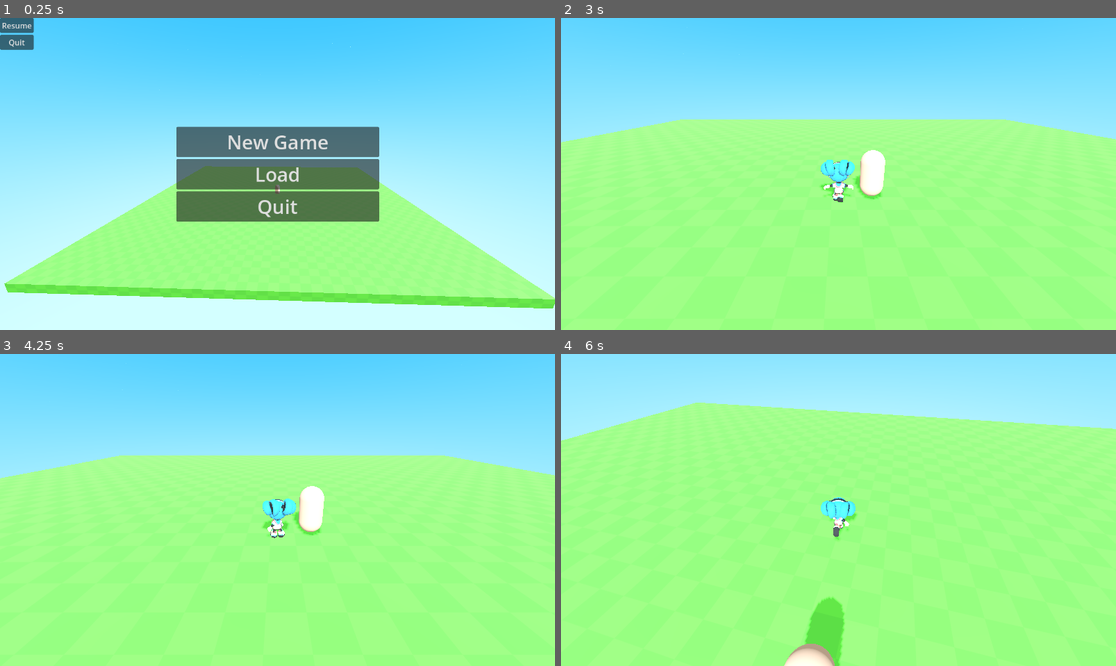
Above: before the commit, frames 1-4 (two rows, left to right).
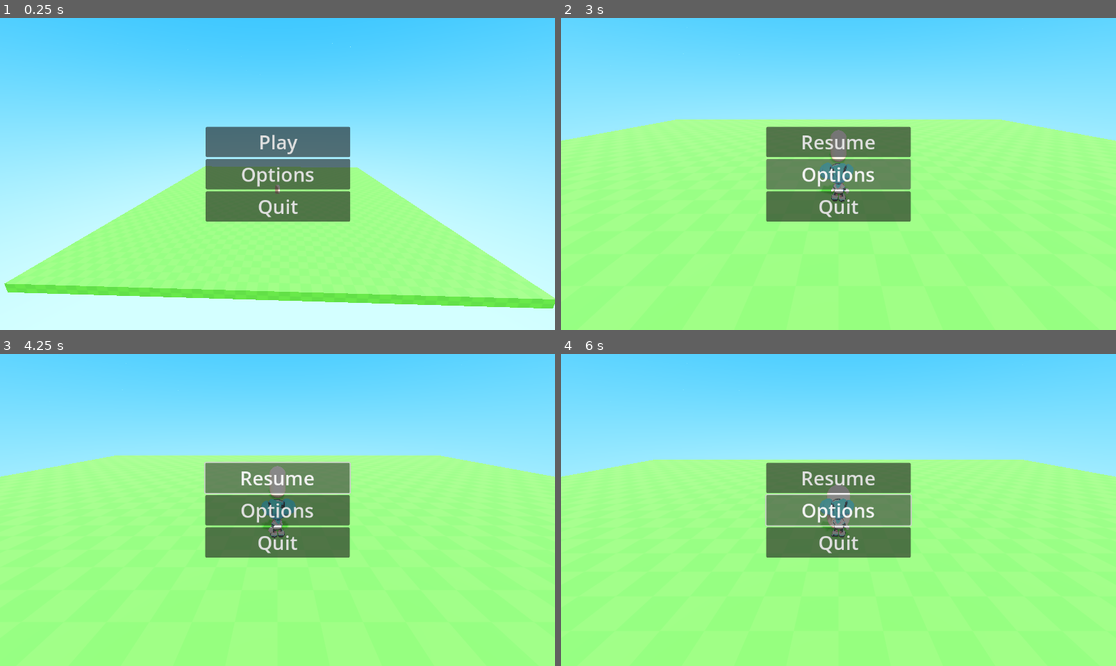
Above: after the commit, the same moments.

Repository: MGahelrasoul/painting-game
Game: Godot game, scene res://menu/main_menu/main_menu.tscn
Two runs of this game, one before a commit and one after it. Both use one fixed random seed, a clock stepped at 60 frames per second and the inputs below. Before the commit the project starts from res://menu/Menu.tscn.
Inputs (mouse positions are in pixels of both pictures, inside the frame that each line leads up to):
- Up to frame 1 (0.25 s): no input
- Up to frame 2 (3 s): click (577, 24) at 0.5 s, where only the run before the commit has a clickable "Resume"; click (838, 174) at 1.25 s, where only the run after the commit has a clickable "Options"; click (838, 174) at 2 s, where only the run before the commit has a clickable "Load"; click (838, 142) at 2.75 s, where only the run after the commit has a clickable "Play"
- Up to frame 3 (4.25 s): click (277, 478) at 3.5 s, where only the run after the commit has a clickable "Resume"
- Up to frame 4 (6 s): click (838, 510) at 4.25 s, where only the run after the commit has a clickable "Options"; move the mouse to (866, 510) at 5.02 s; press the mouse at (866, 510) at 5.03 s; hold W (move_up) from 5.03 s (still down); move the mouse to (810, 510) at 5.77 s; release the mouse at (810, 510) at 5.78 s; tap Shift (sprint) at 5.85 s

The runs differ from the first frame. In frame 1, 4.5% of the frame differs, in the area x 0-69%, y 0-66%; in frame 2, 7.9%; in frame 3, 8.1%; in frame 4, 44%, in the area x 0-100%, y 0-100%.
Error after the commit: Invalid access to property or key 'rotation_degrees' on a base object of type 'null instance'. (res://game.gd:9)

Commit message:
file system organization update

Diff:
--- a/customers/NavigationNPC.tscn
+++ b/customers/navigation_npc.tscn
@@ -1,6 +1,6 @@
 [gd_scene load_steps=4 format=3 uid="uid://dkoddcuh26v5o"]
 
-[ext_resource type="Script" path="res://customers/NavigationNPC.gd" id="1_6brvf"]
+[ext_resource type="Script" path="res://customers/navigation_npc.gd" id="1_6brvf"]
 
 [sub_resource type="CapsuleMesh" id="CapsuleMesh_jnlhq"]
 
--- a/game.tscn
+++ b/game.tscn
@@ -1,19 +1,25 @@
-[gd_scene load_steps=5 format=3 uid="uid://yyxrkhtquf80"]
+[gd_scene load_steps=7 format=3 uid="uid://yyxrkhtquf80"]
 
-[ext_resource type="PackedScene" uid="uid://uah4tbr2rngq" path="res://level/Level.tscn" id="1_kp1fs"]
-[ext_resource type="PackedScene" uid="uid://dkoddcuh26v5o" path="res://customers/NavigationNPC.tscn" id="2_2553m"]
+[ext_resource type="Script" path="res://game.gd" id="1_0xve4"]
+[ext_resource type="PackedScene" uid="uid://uah4tbr2rngq" path="res://levels/level.tscn" id="1_kp1fs"]
+[ext_resource type="PackedScene" uid="uid://dkoddcuh26v5o" path="res://customers/navigation_npc.tscn" id="2_2553m"]
 [ext_resource type="PackedScene" uid="uid://cqgupte405btw" path="res://player/player_3d.tscn" id="3_f8tyu"]
+[ext_resource type="PackedScene" uid="uid://cgbcxgm67lcw" path="res://menu/pause_menu/pause_menu.tscn" id="4_623kh"]
 
 [sub_resource type="NavigationMesh" id="NavigationMesh_ijxjm"]
-vertices = PackedVector3Array(-4.5, 0.5, -4.5, -4.5, 0.5, 4.5, 4.5, 0.5, 4.5, 4.5, 0.5, -4.5)
+vertices = PackedVector3Array(-24.5, 0.5, -24.5, -24.5, 0.5, 24.5, 24.5, 0.5, 24.5, 24.5, 0.5, -24.5)
 polygons = [PackedInt32Array(3, 2, 0), PackedInt32Array(0, 2, 1)]
 
 [node name="NavigationRegion3D" type="NavigationRegion3D"]
 navigation_mesh = SubResource("NavigationMesh_ijxjm")
+script = ExtResource("1_0xve4")
 
 [node name="Level" parent="." instance=ExtResource("1_kp1fs")]
 
 [node name="NavigationNPC" parent="." instance=ExtResource("2_2553m")]
-transform = Transform3D(1, 0, 0, 0, 1, 0, 0, 0, 1, 0, 0.976457, 0)
+transform = Transform3D(1, 0, 0, 0, 1, 0, 0, 0, 1, 0, 0.976458, 5)
 
 [node name="Player3D" parent="." instance=ExtResource("3_f8tyu")]
+transform = Transform3D(1, 0, 0, 0, 1, 0, 0, 0, 1, 0, -0.01958, 0)
+
+[node name="PauseMenu" parent="." instance=ExtResource("4_623kh")]
--- a/level/Level.tscn
+++ b/levels/level.tscn
@@ -1,8 +1,8 @@
 [gd_scene load_steps=13 format=3 uid="uid://uah4tbr2rngq"]
 
-[ext_resource type="Shader" uid="uid://bbxpi0577x04o" path="res://level/Level.tres" id="1_le6mi"]
-[ext_resource type="Texture2D" uid="uid://bqpwydc25r84l" path="res://level/moon.png" id="2_2qd86"]
-[ext_resource type="Texture2D" uid="uid://c02dkpob8gt8i" path="res://level/checkboard.png" id="3_p0m2k"]
+[ext_resource type="Shader" uid="uid://bbxpi0577x04o" path="res://levels/resources/level.tres" id="1_la2vy"]
+[ext_resource type="Texture2D" uid="uid://bqpwydc25r84l" path="res://levels/resources/moon.png" id="2_ppbuy"]
+[ext_resource type="Texture2D" uid="uid://c02dkpob8gt8i" path="res://levels/resources/checkboard.png" id="3_2q0wv"]
 
 [sub_resource type="Curve" id="Curve_4c7sk"]
 _data = [Vector2(0.332, 0.039), 0.0, 0.0, 0, 0, Vector2(0.697, 1), 0.513, 0.0, 0, 0]
@@ -28,14 +28,14 @@
 noise = SubResource("FastNoiseLite_lh7a3")
 
 [sub_resource type="ShaderMaterial" id="ShaderMaterial_cxkbf"]
-shader = ExtResource("1_le6mi")
+shader = ExtResource("1_la2vy")
 shader_parameter/top_color = Color(0.164706, 0.603922, 0.956863, 1)
 shader_parameter/bottom_color = Color(0.678431, 0.952941, 0.976471, 1)
 shader_parameter/moon_direction = Vector3(-1.095, 0.68, 0)
 shader_parameter/moon_size = 0.045
 shader_parameter/gradient_curve = SubResource("CurveTexture_otsry")
 shader_parameter/noise_texture = SubResource("NoiseTexture2D_0yoka")
-shader_parameter/moon_texture = ExtResource("2_2qd86")
+shader_parameter/moon_texture = ExtResource("2_ppbuy")
 
 [sub_resource type="Sky" id="Sky_gxth1"]
 sky_material = SubResource("ShaderMaterial_cxkbf")
@@ -55,7 +55,7 @@
 
 [sub_resource type="StandardMaterial3D" id="StandardMaterial3D_wytmi"]
 albedo_color = Color(0.294118, 1, 0.294118, 1)
-albedo_texture = ExtResource("3_p0m2k")
+albedo_texture = ExtResource("3_2q0wv")
 roughness = 0.85
 uv1_scale = Vector3(0.5, 0.5, 0.5)
 uv1_triplanar = true
--- a/menu/Menu.tscn
+++ /dev/null
@@ -1,60 +0,0 @@
-[gd_scene load_steps=7 format=3 uid="uid://b24paoytifvee"]
-
-[ext_resource type="Script" path="res://game.gd" id="1_0tp06"]
-[ext_resource type="PackedScene" uid="uid://uah4tbr2rngq" path="res://level/Level.tscn" id="2_2fbvs"]
-[ext_resource type="PackedScene" uid="uid://dkoddcuh26v5o" path="res://customers/NavigationNPC.tscn" id="3_q5itn"]
-[ext_resource type="PackedScene" uid="uid://cgbcxgm67lcw" path="res://menu/pause_menu.tscn" id="4_3birv"]
-[ext_resource type="Script" path="res://menu/v_box_container.gd" id="5_bcltd"]
-
-[sub_resource type="NavigationMesh" id="NavigationMesh_ijxjm"]
-vertices = PackedVector3Array(-4.5, 0.5, -4.5, -4.5, 0.5, 4.5, 4.5, 0.5, 4.5, 4.5, 0.5, -4.5)
-polygons = [PackedInt32Array(3, 2, 0), PackedInt32Array(0, 2, 1)]
-
-[node name="World" type="NavigationRegion3D"]
-navigation_mesh = SubResource("NavigationMesh_ijxjm")
-script = ExtResource("1_0tp06")
-
-[node name="Level" parent="." instance=ExtResource("2_2fbvs")]
-
-[node name="NavigationNPC" parent="." instance=ExtResource("3_q5itn")]
-transform = Transform3D(1, 0, 0, 0, 1, 0, 0, 0, 1, 0, 0.976457, 0)
-
-[node name="PauseMenu" parent="." instance=ExtResource("4_3birv")]
-
-[node name="VBoxContainer" type="VBoxContainer" parent="."]
-anchors_preset = 8
-anchor_left = 0.5
-anchor_top = 0.5
-anchor_right = 0.5
-anchor_bottom = 0.5
-offset_left = -210.5
-offset_top = -98.5
-offset_right = 210.5
-offset_bottom = 98.5
-grow_horizontal = 2
-grow_vertical = 2
-script = ExtResource("5_bcltd")
-
-[node name="NewGameButton" type="Button" parent="VBoxContainer"]
-layout_mode = 2
-theme_override_font_sizes/font_size = 40
-text = "New Game"
-
-[node name="LoadButton" type="Button" parent="VBoxContainer"]
-layout_mode = 2
-theme_override_font_sizes/font_size = 40
-text = "Load"
-
-[node name="QuitButton" type="Button" parent="VBoxContainer"]
-layout_mode = 2
-theme_override_font_sizes/font_size = 40
-text = "Quit"
-
-[node name="CameraPivot" type="Node3D" parent="."]
-
-[node name="Camera3D" type="Camera3D" parent="CameraPivot"]
-transform = Transform3D(-4.37114e-08, -0.258819, 0.965926, 0, 0.965926, 0.258819, -1, 1.13133e-08, -4.2222e-08, 40, 15, 0)
-
-[connection signal="pressed" from="VBoxContainer/NewGameButton" to="VBoxContainer" method="_on_new_game_button_pressed"]
-[connection signal="pressed" from="VBoxContainer/LoadButton" to="VBoxContainer" method="_on_load_button_pressed"]
-[connection signal="pressed" from="VBoxContainer/QuitButton" to="VBoxContainer" method="_on_quit_button_pressed"]
--- a/menu/main_menu.gd
+++ /dev/null
@@ -1,10 +0,0 @@
-extends Control
-
-func _on_play_pressed() -> void:
-	get_tree().change_scene_to_file("res://NavigationLevel.tscn")
-
-func _on_options_pressed() -> void:
-	pass # Replace with function body.
-
-func _on_quit_pressed() -> void:
-	get_tree().quit()
--- a/menu/main_menu.tscn
+++ /dev/null
@@ -1,36 +0,0 @@
-[gd_scene load_steps=2 format=3 uid="uid://kvsle1e77qml"]
-
-[ext_resource type="Script" path="res://menu/main_menu.gd" id="1_78xh0"]
-
-[node name="Main Menu" type="Control"]
-layout_mode = 3
-anchors_preset = 15
-anchor_right = 1.0
-anchor_bottom = 1.0
-grow_horizontal = 2
-grow_vertical = 2
-script = ExtResource("1_78xh0")
-
-[node name="MarginContainer" type="MarginContainer" parent="."]
-layout_mode = 0
-offset_right = 40.0
-offset_bottom = 40.0
-
-[node name="VBoxContainer" type="VBoxContainer" parent="MarginContainer"]
-layout_mode = 2
-
-[node name="Play" type="Button" parent="MarginContainer/VBoxContainer"]
-layout_mode = 2
-text = "Play"
-
-[node name="Options" type="Button" parent="MarginContainer/VBoxContainer"]
-layout_mode = 2
-text = "Options"
-
-[node name="Quit" type="Button" parent="MarginContainer/VBoxContainer"]
-layout_mode = 2
-text = "Quit"
-
-[connection signal="pressed" from="MarginContainer/VBoxContainer/Play" to="." method="_on_play_pressed"]
-[connection signal="pressed" from="MarginContainer/VBoxContainer/Options" to="." method="_on_options_pressed"]
-[connection signal="pressed" from="MarginContainer/VBoxContainer/Quit" to="." method="_on_quit_pressed"]
--- a/menu/v_box_container.gd
+++ b/menu/main_menu/main_menu.gd
@@ -1,11 +1,11 @@
-extends VBoxContainer
+extends Control
 
 const NAVIGATION_LEVEL = preload("res://game.tscn")
 
-func _on_new_game_button_pressed() -> void:
+func _on_play_button_pressed() -> void:
 	get_tree().change_scene_to_packed(NAVIGATION_LEVEL)
 
-func _on_load_button_pressed() -> void:
+func _on_options_button_pressed() -> void:
 	pass # Replace with function body.
 
 func _on_quit_button_pressed() -> void:
--- /dev/null
+++ b/menu/main_menu/main_menu.tscn
@@ -0,0 +1,75 @@
+[gd_scene load_steps=7 format=3 uid="uid://b24paoytifvee"]
+
+[ext_resource type="Script" path="res://game.gd" id="1_4s34m"]
+[ext_resource type="Script" path="res://menu/main_menu/main_menu.gd" id="1_78xh0"]
+[ext_resource type="Theme" uid="uid://dnikvndd31rjb" path="res://menu/resources/menu_theme.tres" id="2_x2ocf"]
+[ext_resource type="PackedScene" uid="uid://uah4tbr2rngq" path="res://levels/level.tscn" id="2_yb7jw"]
+[ext_resource type="PackedScene" uid="uid://dkoddcuh26v5o" path="res://customers/navigation_npc.tscn" id="3_gxgkk"]
+
+[sub_resource type="NavigationMesh" id="NavigationMesh_ijxjm"]
+vertices = PackedVector3Array(-4.5, 0.5, -4.5, -4.5, 0.5, 4.5, 4.5, 0.5, 4.5, 4.5, 0.5, -4.5)
+polygons = [PackedInt32Array(3, 2, 0), PackedInt32Array(0, 2, 1)]
+
+[node name="World" type="NavigationRegion3D"]
+navigation_mesh = SubResource("NavigationMesh_ijxjm")
+script = ExtResource("1_4s34m")
+
+[node name="Level" parent="." instance=ExtResource("2_yb7jw")]
+
+[node name="NavigationNPC" parent="." instance=ExtResource("3_gxgkk")]
+transform = Transform3D(1, 0, 0, 0, 1, 0, 0, 0, 1, 0, 0.976457, 0)
+
+[node name="MainMenu" type="Control" parent="."]
+layout_mode = 3
+anchors_preset = 8
+anchor_left = 0.5
+anchor_top = 0.5
+anchor_right = 0.5
+anchor_bottom = 0.5
+offset_left = -210.5
+offset_right = 210.5
+grow_horizontal = 2
+grow_vertical = 2
+script = ExtResource("1_78xh0")
+
+[node name="MarginContainer" type="MarginContainer" parent="MainMenu"]
+custom_minimum_size = Vector2(300, 0)
+layout_mode = 1
+anchors_preset = 8
+anchor_left = 0.5
+anchor_top = 0.5
+anchor_right = 0.5
+anchor_bottom = 0.5
+offset_left = -80.5
+offset_top = -98.5
+offset_right = 80.5
+offset_bottom = 98.5
+grow_horizontal = 2
+grow_vertical = 2
+
+[node name="VBoxContainer" type="VBoxContainer" parent="MainMenu/MarginContainer"]
+layout_mode = 2
+
+[node name="PlayButton" type="Button" parent="MainMenu/MarginContainer/VBoxContainer"]
+layout_mode = 2
+theme = ExtResource("2_x2ocf")
+text = "Play"
+
+[node name="OptionsButton" type="Button" parent="MainMenu/MarginContainer/VBoxContainer"]
+layout_mode = 2
+theme = ExtResource("2_x2ocf")
+text = "Options"
+
+[node name="QuitButton" type="Button" parent="MainMenu/MarginContainer/VBoxContainer"]
+layout_mode = 2
+theme = ExtResource("2_x2ocf")
+text = "Quit"
+
+[node name="CameraPivot" type="Node3D" parent="."]
+
+[node name="Camera3D" type="Camera3D" parent="CameraPivot"]
+transform = Transform3D(-4.37114e-08, -0.258819, 0.965926, 0, 0.965926, 0.258819, -1, 1.13133e-08, -4.2222e-08, 40, 15, 0)
+
+[connection signal="pressed" from="MainMenu/MarginContainer/VBoxContainer/PlayButton" to="MainMenu" method="_on_play_button_pressed"]
+[connection signal="pressed" from="MainMenu/MarginContainer/VBoxContainer/OptionsButton" to="MainMenu" method="_on_options_button_pressed"]
+[connection signal="pressed" from="MainMenu/MarginContainer/VBoxContainer/QuitButton" to="MainMenu" method="_on_quit_button_pressed"]
--- a/menu/pause_menu.tscn
+++ /dev/null
@@ -1,25 +0,0 @@
-[gd_scene format=3 uid="uid://cgbcxgm67lcw"]
-
-[node name="PauseMenu" type="Control"]
-layout_mode = 3
-anchors_preset = 15
-anchor_right = 1.0
-anchor_bottom = 1.0
-grow_horizontal = 2
-grow_vertical = 2
-
-[node name="MarginContainer" type="MarginContainer" parent="."]
-layout_mode = 0
-offset_right = 40.0
-offset_bottom = 40.0
-
-[node name="VBoxContainer" type="VBoxContainer" parent="MarginContainer"]
-layout_mode = 2
-
-[node name="Resume" type="Button" parent="MarginContainer/VBoxContainer"]
-layout_mode = 2
-text = "Resume"
-
-[node name="Quit" type="Button" parent="MarginContainer/VBoxContainer"]
-layout_mode = 2
-text = "Quit"
--- /dev/null
+++ b/menu/pause_menu/pause_menu.gd
@@ -0,0 +1,12 @@
+extends Control
+
+#const NAVIGATION_LEVEL = preload("res://game.tscn")
+
+func _on_resume_button_pressed() -> void:
+	pass # Replace with function body.
+
+func _on_options_button_pressed() -> void:
+	pass # Replace with function body.
+
+func _on_quit_button_pressed() -> void:
+	get_tree().quit()
--- /dev/null
+++ b/menu/pause_menu/pause_menu.tscn
@@ -0,0 +1,50 @@
+[gd_scene load_steps=3 format=3 uid="uid://cgbcxgm67lcw"]
+
+[ext_resource type="Script" path="res://menu/pause_menu/pause_menu.gd" id="1_tmmmt"]
+[ext_resource type="Theme" uid="uid://dnikvndd31rjb" path="res://menu/resources/menu_theme.tres" id="2_q577a"]
+
+[node name="PauseMenu" type="Control"]
+layout_mode = 3
+anchors_preset = 15
+anchor_right = 1.0
+anchor_bottom = 1.0
+grow_horizontal = 2
+grow_vertical = 2
+script = ExtResource("1_tmmmt")
+
+[node name="MarginContainer" type="MarginContainer" parent="."]
+custom_minimum_size = Vector2(300, 0)
+layout_mode = 1
+anchors_preset = 8
+anchor_left = 0.5
+anchor_top = 0.5
+anchor_right = 0.5
+anchor_bottom = 0.5
+offset_left = -81.5
+offset_top = -98.5
+offset_right = 81.5
+offset_bottom = 98.5
+grow_horizontal = 2
+grow_vertical = 2
+
+[node name="VBoxContainer" type="VBoxContainer" parent="MarginContainer"]
+layout_mode = 2
+
+[node name="ResumeButton" type="Button" parent="MarginContainer/VBoxContainer"]
+layout_mode = 2
+theme = ExtResource("2_q577a")
+text = "Resume"
+
+[node name="OptionsButton" type="Button" parent="MarginContainer/VBoxContainer"]
+layout_mode = 2
+theme = ExtResource("2_q577a")
+text = "Options"
+
+[node name="QuitButton" type="Button" parent="MarginContainer/VBoxContainer"]
+layout_mode = 2
+theme = ExtResource("2_q577a")
+text = "Quit"
+
+[connection signal="pressed" from="MarginContainer/VBoxContainer/ResumeButton" to="." method="_on_resume_button_pressed"]
+[connection signal="pressed" from="MarginContainer/VBoxContainer/OptionsButton" to="." method="_on_options_button_pressed"]
+[connection signal="pressed" from="MarginContainer/VBoxContainer/QuitButton" to="." method="_on_quit_button_pressed"]
--- /dev/null
+++ b/menu/resources/menu_theme.tres
@@ -0,0 +1,4 @@
+[gd_resource type="Theme" format=3 uid="uid://dnikvndd31rjb"]
+
+[resource]
+default_font_size = 40
--- a/navigationlevel.tscn
+++ /dev/null
@@ -1,43 +0,0 @@
-[gd_scene load_steps=7 format=3 uid="uid://de2l72f6f3xl2"]
-
-[ext_resource type="PackedScene" uid="uid://dkoddcuh26v5o" path="res://customers/NavigationNPC.tscn" id="1_0d35k"]
-[ext_resource type="PackedScene" uid="uid://cqgupte405btw" path="res://player/player_3d.tscn" id="2_di8hr"]
-
-[sub_resource type="NavigationMesh" id="NavigationMesh_ijxjm"]
-vertices = PackedVector3Array(-4.5, 0.5, -4.5, -4.5, 0.5, 4.5, 4.5, 0.5, 4.5, 4.5, 0.5, -4.5)
-polygons = [PackedInt32Array(3, 2, 0), PackedInt32Array(0, 2, 1)]
-
-[sub_resource type="ProceduralSkyMaterial" id="ProceduralSkyMaterial_7ry3t"]
-sky_horizon_color = Color(0.64625, 0.65575, 0.67075, 1)
-ground_horizon_color = Color(0.64625, 0.65575, 0.67075, 1)
-
-[sub_resource type="Sky" id="Sky_gxth1"]
-sky_material = SubResource("ProceduralSkyMaterial_7ry3t")
-
-[sub_resource type="Environment" id="Environment_qkgyy"]
-background_mode = 2
-sky = SubResource("Sky_gxth1")
-tonemap_mode = 2
-glow_enabled = true
-
-[node name="NavigationRegion3D" type="NavigationRegion3D"]
-navigation_mesh = SubResource("NavigationMesh_ijxjm")
-
-[node name="DirectionalLight3D" type="DirectionalLight3D" parent="."]
-transform = Transform3D(-0.866023, -0.433016, 0.250001, 0, 0.499998, 0.866027, -0.500003, 0.749999, -0.43301, 0, 0, 0)
-shadow_enabled = true
-
-[node name="WorldEnvironment" type="WorldEnvironment" parent="."]
-environment = SubResource("Environment_qkgyy")
-
-[node name="CSGBox3D" type="CSGBox3D" parent="."]
-transform = Transform3D(1, 0, 0, 0, 1, 0, 0, 0, 1, 0, -0.5, 0)
-use_collision = true
-size = Vector3(10, 1, 10)
-
-[node name="NavigationNPC" parent="." instance=ExtResource("1_0d35k")]
-transform = Transform3D(1, 0, 0, 0, 1, 0, 0, 0, 1, 0, 0.976457, 0)
-
-[node name="Player3D" parent="." instance=ExtResource("2_di8hr")]
-transform = Transform3D(1, 0, 0, 0, 1, 0, 0, 0, 1, 0, 0, -4)
-floor_constant_speed = true
--- a/player/test.tscn
+++ /dev/null
@@ -1,8 +0,0 @@
-[gd_scene load_steps=2 format=3 uid="uid://co8jh12snjddm"]
-
-[ext_resource type="PackedScene" uid="uid://cqgupte405btw" path="res://player/player_3d.tscn" id="2_1jocr"]
-
-[node name="Node3D" type="Node3D"]
-
-[node name="Player3D" parent="." instance=ExtResource("2_1jocr")]
-transform = Transform3D(1, 0, 0, 0, 1, 0, 0, 0, 1, 5.34353, -0.0195832, -19.177)
--- a/project.godot
+++ b/project.godot
@@ -12,7 +12,7 @@
 
 config/name="Painting game"
 config/version="0.01"
-run/main_scene="res://menu/menu.tscn"
+run/main_scene="res://menu/main_menu/main_menu.tscn"
 config/features=PackedStringArray("4.3", "Forward Plus")
 config/icon="res://icon.svg"
 boot_splash/version="0.01"
Renamed: customers/NavigationNPC.gd -> customers/navigation_npc.gd
Renamed: level/checkboard.png -> levels/resources/checkboard.png
Not shown, changed: levels/resources/checkboard.png.import
Renamed: level/Level.tres -> levels/resources/level.tres
Renamed: level/moon.png -> levels/resources/moon.png
Not shown, changed: levels/resources/moon.png.import
Not shown, changed: player/sophia_skin/model/sophia_eye_open_diffuse.png.import
Not shown, changed: player/sophia_skin/model/sophia_roughness.png.import
